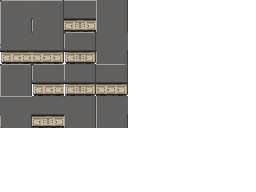
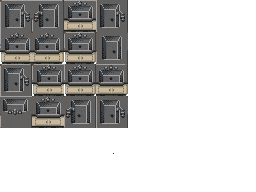
Before/after of a w=256, h=192 layered artwork. What changed in the layer stack:
added layer "sink layer" above "cupboards" over <box>3,1,126,154</box>
hid "counter shadoow" over <box>1,51,128,96</box>
